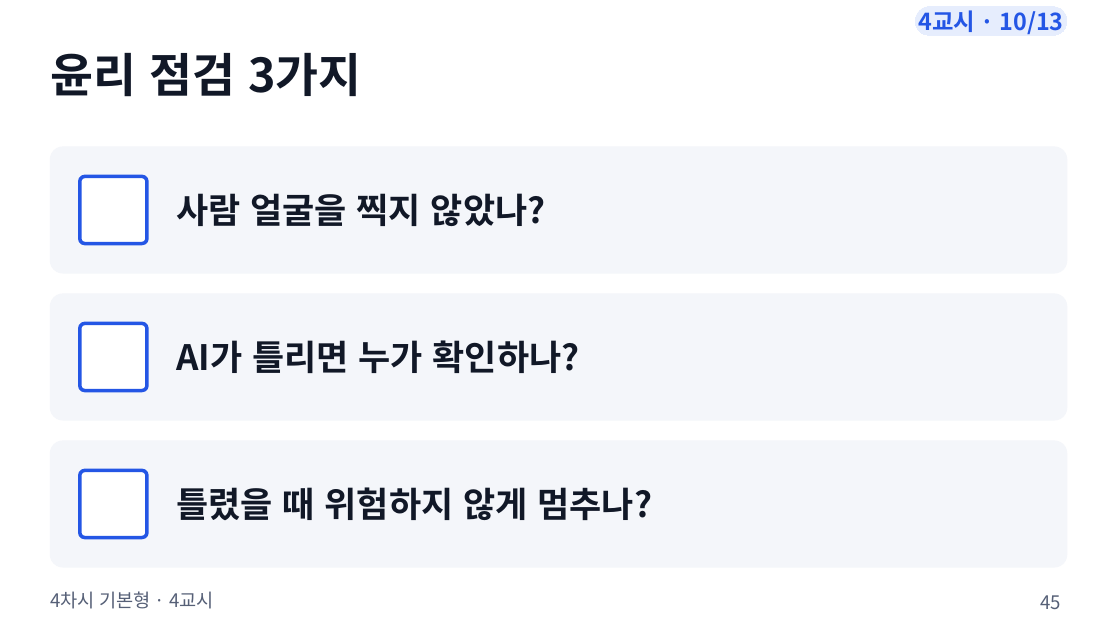
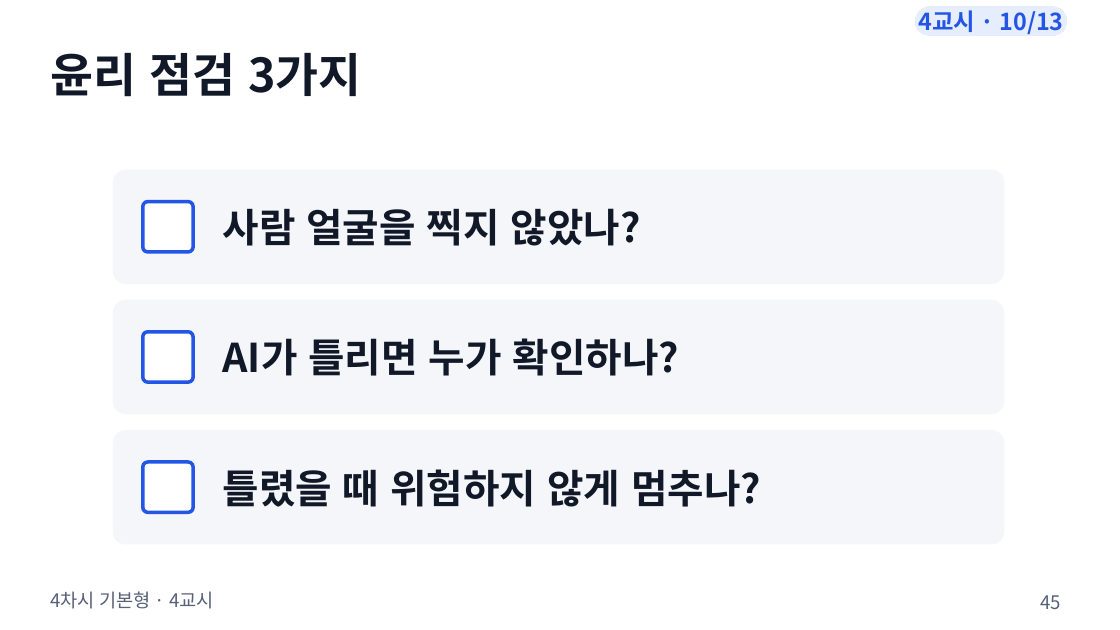
Before and after one commit to boundaryx01-uniquelife/microbit, a slide deck: slide 45 of materials/4차시_기본형/4차시_수업슬라이드.pptx. Drawn at 1120x630 pixels with LibreOffice and Linux fonts; fonts in the diff are those of the drawing. Boxes give left, top, right and bottom in pixels: in the first picture for what was removed or moved away, otherwise in the second. Text is boxed around its words. In the diff, an @@ line names an element or a change of style, - is before the commit and + after.

```diff
--- a/materials/4차시_기본형/4차시_수업슬라이드.pptx
+++ b/materials/4차시_기본형/4차시_수업슬라이드.pptx
@@ rounded rectangle: place and size @@
-rounded rectangle at bbox=[50, 147, 1067, 273]
+rounded rectangle at bbox=[113, 170, 1004, 283]
@@ text "사람 얼굴을 찍지 않았나?": place and size @@
-text "사람 얼굴을 찍지 않았나?" at bbox=[176, 193, 546, 226]
+text "사람 얼굴을 찍지 않았나?" at bbox=[223, 208, 641, 246]
@@ rounded rectangle: place and size @@
-rounded rectangle at bbox=[80, 176, 147, 244]
+rounded rectangle at bbox=[143, 202, 193, 252]
@@ rounded rectangle: place and size @@
-rounded rectangle at bbox=[50, 294, 1067, 420]
+rounded rectangle at bbox=[113, 301, 1004, 414]
@@ text "AI가 틀리면 누가 확인하나?": place and size @@
-text "AI가 틀리면 누가 확인하나?" at bbox=[176, 340, 580, 373]
+text "AI가 틀리면 누가 확인하나?" at bbox=[223, 338, 679, 376]
@@ rounded rectangle: place and size @@
-rounded rectangle at bbox=[80, 323, 147, 391]
+rounded rectangle at bbox=[143, 332, 193, 382]
@@ rounded rectangle: place and size @@
-rounded rectangle at bbox=[50, 441, 1067, 567]
+rounded rectangle at bbox=[113, 430, 1004, 544]
@@ size 30 to 34 pt in 3 elements at bbox=[223, 338, 679, 376], bbox=[223, 208, 641, 246], bbox=[223, 469, 761, 507] @@
@@ text "틀렸을 때 위험하지 않게 멈추나?": place and size @@
-text "틀렸을 때 위험하지 않게 멈추나?" at bbox=[176, 487, 652, 520]
+text "틀렸을 때 위험하지 않게 멈추나?" at bbox=[223, 469, 761, 507]
@@ proportions changed in 6 elements at bbox=[113, 301, 1004, 414], bbox=[113, 170, 1004, 283], bbox=[113, 430, 1004, 544], bbox=[143, 332, 193, 382], bbox=[143, 202, 193, 252], bbox=[143, 462, 193, 513] @@
@@ rounded rectangle: place and size @@
-rounded rectangle at bbox=[80, 471, 147, 538]
+rounded rectangle at bbox=[143, 462, 193, 513]
```
Also in this commit, not shown: 3 other slides changed, 11 other files.
